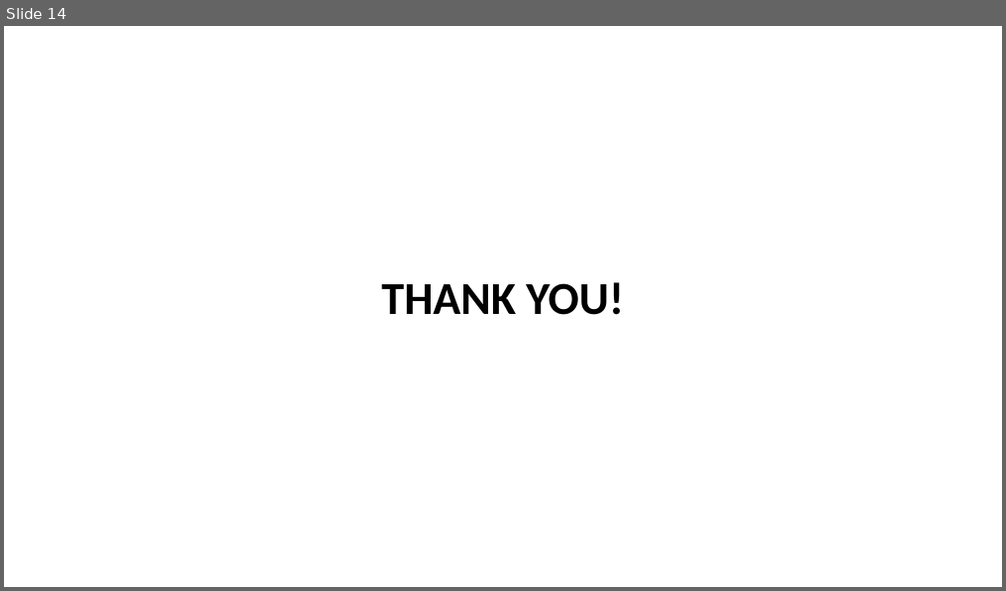
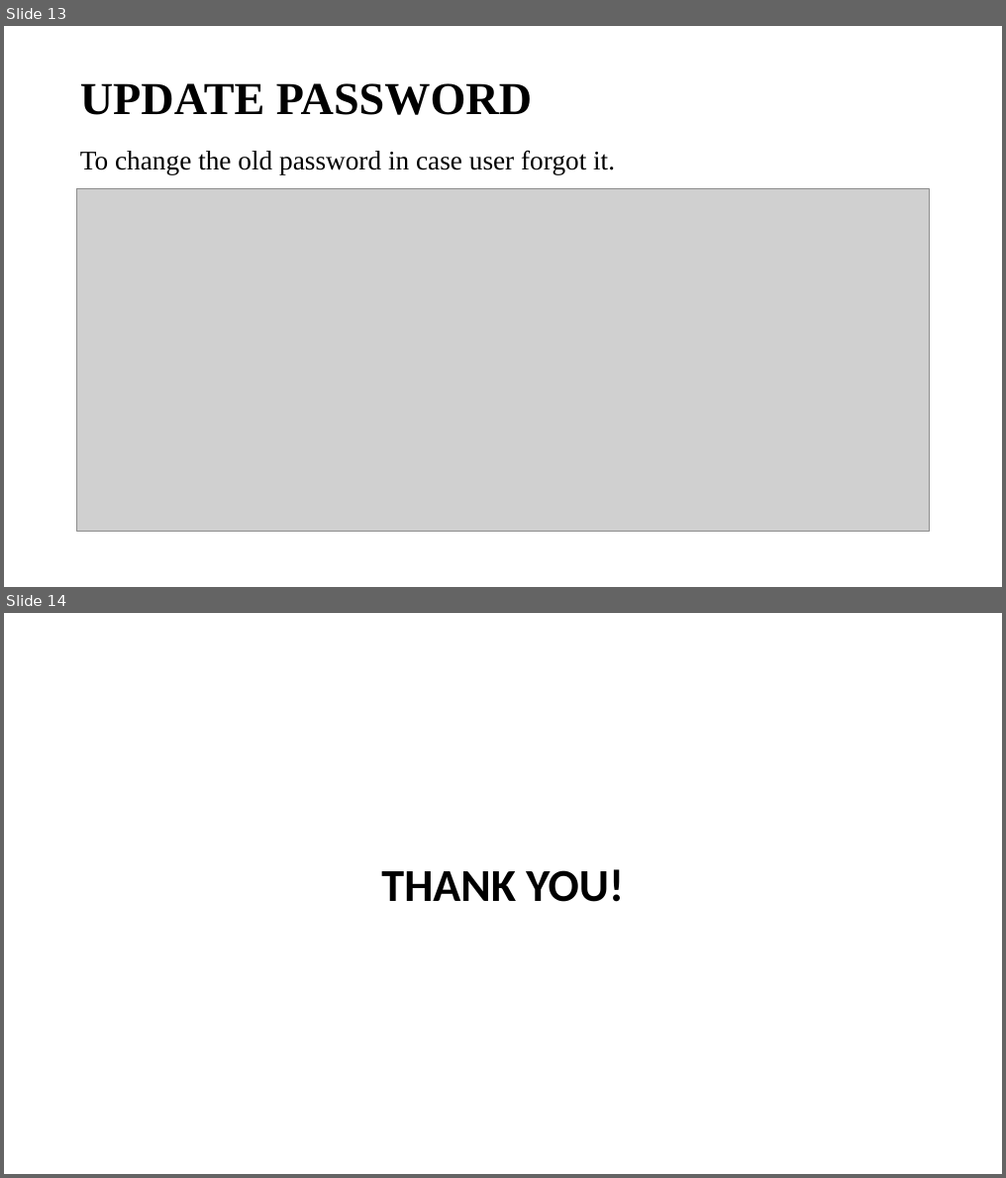
Before and after one commit to MSPVLPolytechnicCollege/Academic-Planner, a slide deck: review I.pptx. Shown one above the other, each under a label of ours: slide 14 before the commit, slides 13 and 14 after it. The pictures are 1006x591 and 1006x1178 pixels, drawn with LibreOffice and Linux fonts; fonts in the diff are those of the drawing; grey boxes stand for pictures. Boxes give left, top, right and bottom in pixels: in the first picture for what was removed or moved away, otherwise in the second. Text is boxed around its words. In the diff, an @@ line names an element or a change of style, - is before the commit and + after.

```diff
--- a/review I.pptx
+++ b/review I.pptx
@@ slide 13 added at (4,26,1002,587), background #FFFFFF @@
@@ title added at (80,83,532,115), 44 pt, text #000000, bold @@
+UPDATE PASSWORD
@@ text added at (80,150,615,174), 26 pt, text #000000 @@
+To change the old password in case user forgot it.
@@ picture added at (76,189,930,532) @@
```
Also in this commit, not shown: 1 slide changed, 13 other slides added, 1 slide removed.
